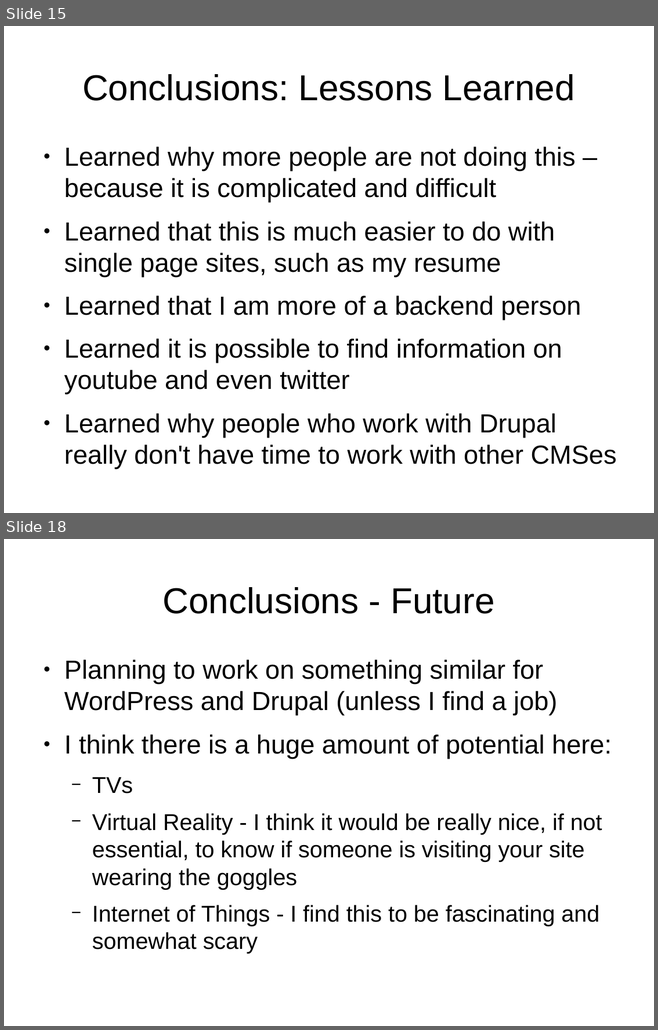
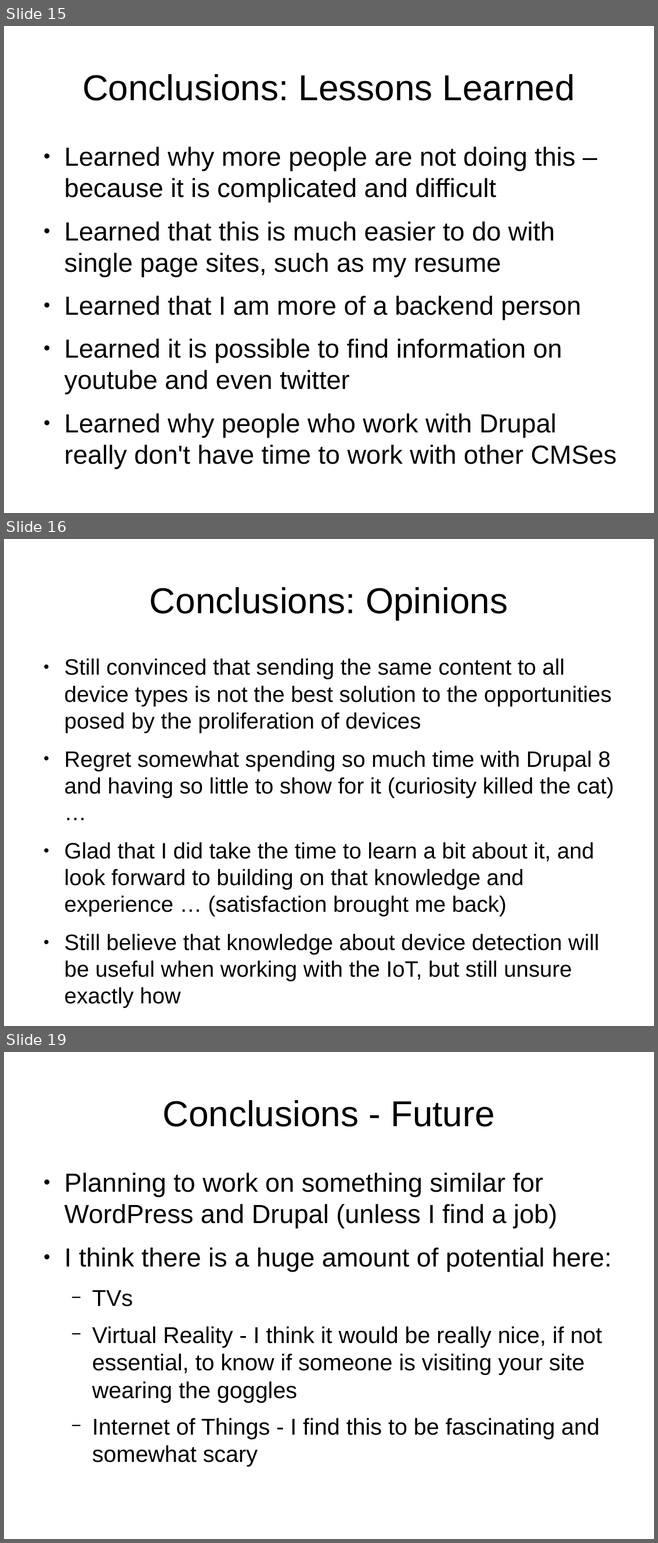
Before and after one commit to tomwhartung/jmws_accoutrements, a slide deck: presentations/2016_04-AWD_in_PHP_CMSes/AWD_in_PHP_CMSes-slides.odp. Shown one above the other, each under a label of ours: slides 15 and 18 before the commit, slides 15, 16 and 19 after it; the slides between them are not shown. The pictures are 658x1030 and 658x1543 pixels, drawn with LibreOffice and Linux fonts; fonts in the diff are those of the drawing. Boxes give left, top, right and bottom in pixels: in the first picture for what was removed or moved away, otherwise in the second. Text is boxed around its words. In the diff, an @@ line names an element or a change of style, - is before the commit and + after.

Commit message:
Working on the Conclusions - I actually have a lot of them, more than just what we had in the outline.

```diff
--- a/presentations/2016_04-AWD_in_PHP_CMSes/AWD_in_PHP_CMSes-slides.odp
+++ b/presentations/2016_04-AWD_in_PHP_CMSes/AWD_in_PHP_CMSes-slides.odp
@@ slide 16 added at (4,539,654,1026), background #FFFFFF @@
@@ title added at (150,587,507,620), 44 pt, text #000000 @@
+Conclusions: Opinions
@@ text added at (64,658,614,1008), 27.2 pt, text #000000 @@
+● Still convinced that sending the same content to all device types is not the best solution to the opportunities posed by the proliferation of devices
+● Regret somewhat spending so much time with Drupal 8 and having so little to show for it (curiosity killed the cat) …
+● Glad that I did take the time to learn a bit about it, and look forward to building on that knowledge and experience … (satisfaction brought me back)
+● Still believe that knowledge about device detection will be useful when working with the IoT, but still unsure exactly how
@@ what was slide 18 is now slide 19 @@
```
Also in this commit, not shown: 3 slides changed.
